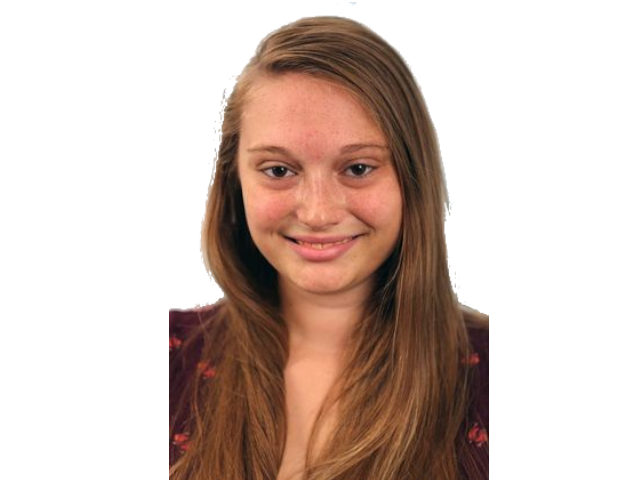
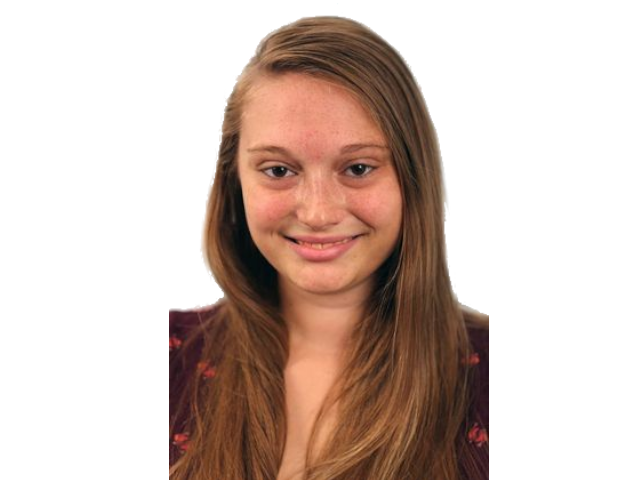
Layers edited between the first and the second 640 × 480 image:
painted on "Sam.jpg" over left=169, top=2, right=489, bottom=318
